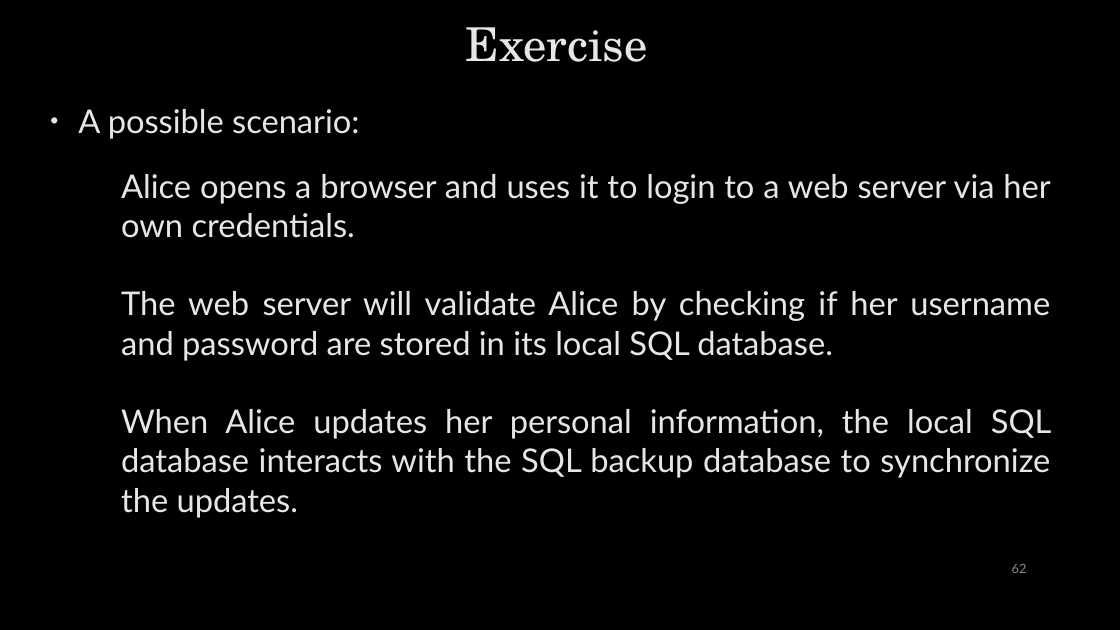
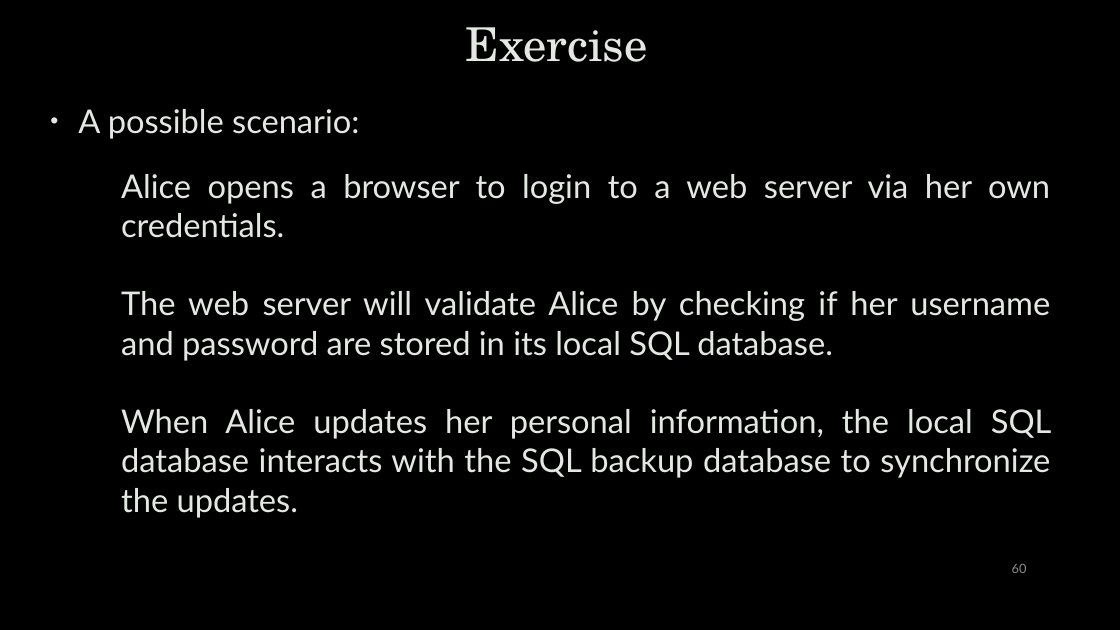
Before and after one commit to uwacyber/cits1003, a slide deck: slide 60 of cits1003-lecture_slides/CITS1003-6 Security Management-exercises.pptx (slide 62 before the commit). Drawn at 1120x630 pixels with LibreOffice and Linux fonts; fonts in the diff are those of the drawing; background and template pictures are left out. Boxes give left, top, right and bottom in pixels: in the first picture for what was removed or moved away, otherwise in the second. Text is boxed around its words. In the diff, an @@ line names an element or a change of style, - is before the commit and + after.

```diff
--- a/cits1003-lecture_slides/CITS1003-6 Security Management-exercises.pptx
+++ b/cits1003-lecture_slides/CITS1003-6 Security Management-exercises.pptx
@@ text at [121,174,1050,238]: text changed @@
-Alice opens a browser and uses it to login to a web server via her own credentials.
+Alice opens a browser to login to a web server via her own credentials.
@@ page number at [1012,564,1027,573]: text changed @@
-62
+60
```
Also in this commit, not shown: 23 other slides changed, 5 slides added, 6 slides removed.
